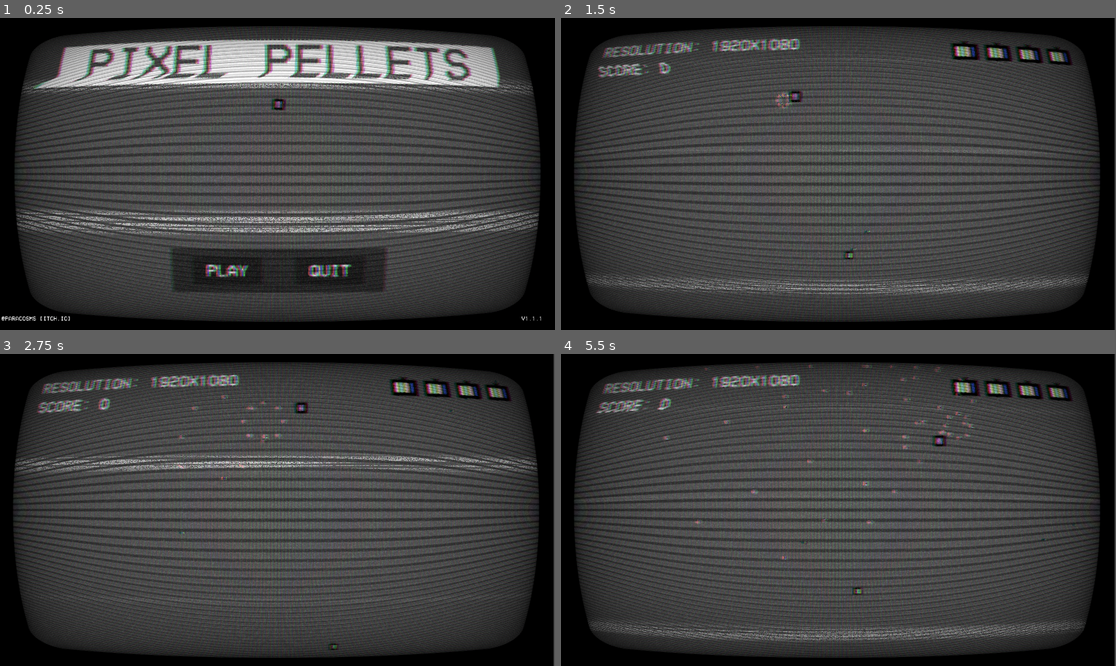
Above: before the commit, frames 1-4 (two rows, left to right).
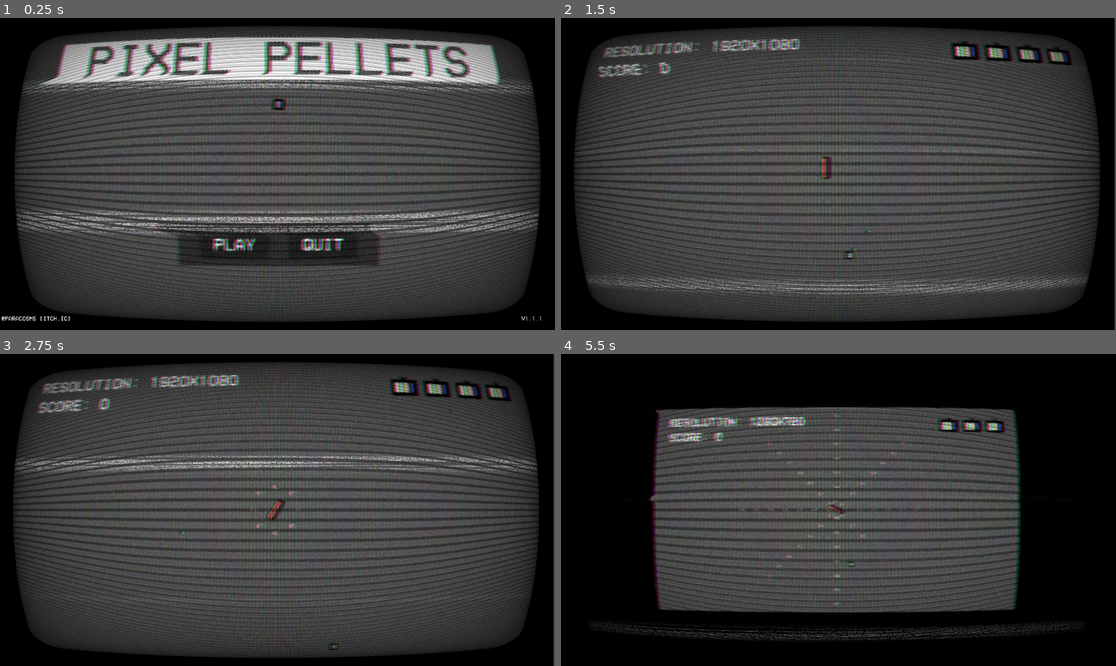
Above: after the commit, the same moments.

Repository: Paracosms/pixel-pellets-arcade
Game: Godot game, scene res://scenes/titleScreen.tscn
Two runs of this game, one before a commit and one after it. Both use one fixed random seed, a clock stepped at 60 frames per second and the inputs below.
Inputs (mouse positions are in pixels of both pictures, inside the frame that each line leads up to):
- Up to frame 1 (0.25 s): no input
- Up to frame 2 (1.5 s): click "PLAY" at 0.5 s; tap Enter at 1.25 s; move the mouse to (960, 158) at 1.27 s; press the mouse at (960, 158) at 1.28 s; hold Right (ui_right) from 1.28 s (still down)
- Up to frame 3 (2.75 s): move the mouse to (166, 525) at 2.02 s; release Right (ui_right) at 2.03 s; release the mouse at (166, 525) at 2.03 s; hold Down (ui_down) from 2.03 s (still down); click (166, 525) at 2.1 s
- Up to frame 4 (5.5 s): move the mouse to (894, 441) at 2.77 s; release Down (ui_down) at 2.78 s; press the mouse at (894, 441) at 2.78 s; hold Right (ui_right) 2.78-3.53 s; move the mouse to (810, 572) at 3.52 s; release the mouse at (810, 572) at 3.53 s; hold Up (ui_up) 3.53-4.28 s; click (810, 572) at 3.6 s; move the mouse to (1005, 556) at 4.27 s; press the mouse at (1005, 556) at 4.28 s; hold Left (ui_left) from 4.28 s (still down); move the mouse to (672, 463) at 5.02 s; release the mouse at (672, 463) at 5.03 s; click (672, 463) at 5.1 s

The runs differ from the first frame. In frame 1, 11% of the frame differs, in the area x 6-90%, y 6-88%; in frame 2, 0.3%; in frame 3, 0.4%; in frame 4, 44%, in the area x 2-100%, y 0-100%.
Error in both runs: Cannot call method 'get_child' on a null value. (res://scripts/scoreUpdater.gd:4)

Commit message:
2 boss phases and transitions working

Diff:
--- /dev/null
+++ b/scenes/bosses/boss2/atk0.gd
@@ -0,0 +1,27 @@
+extends Node
+
+@export var SPEED : int = 100
+@export var BULLETSPEED : int = 3
+@onready var bulletScene = preload("res://scenes/bullet.tscn")
+@onready var boss = get_parent()
+
+func _ready() -> void:
+	boss.currentPhaseIndex = 0
+
+# run and look at the player
+func getMovementPattern():
+	boss.isMoving = true
+	boss.isLookingAtPlayer = true
+
+func getVelocity() -> Vector2:
+	# direction is always final pos - initial pos
+	return (Globals.playerPos - boss.global_position).normalized() * SPEED
+
+# bulletTimer holds how long it should wait before it calls spawnBullets
+func spawnBullets():
+	var bullet = bulletScene.instantiate()
+
+	bullet.position = boss.global_position
+	bullet.velocity = boss.velocity * BULLETSPEED
+
+	boss.get_parent().add_child(bullet)
--- /dev/null
+++ b/scenes/bosses/boss2/atk0.tscn
@@ -0,0 +1,12 @@
+[gd_scene load_steps=2 format=3 uid="uid://b8kw106e5lhr8"]
+
+[ext_resource type="Script" uid="uid://e5mrh5rp4ajh" path="res://scenes/bosses/boss2/atk0.gd" id="1_rntwo"]
+
+[node name="Atk0" type="Node" groups=["phaseNode"]]
+script = ExtResource("1_rntwo")
+
+[node name="bulletTimer" type="Timer" parent="."]
+wait_time = 0.5
+autostart = true
+
+[connection signal="timeout" from="bulletTimer" to="." method="spawnBullets"]
--- /dev/null
+++ b/scenes/bosses/boss2/atk1.gd
@@ -0,0 +1,55 @@
+extends Node
+
+@export var SPEED : int = 200
+@export var BULLETSPEED : int = 150
+@onready var bulletScene = preload("res://scenes/bullet.tscn")
+@onready var boss = get_parent()
+
+var stopPosition : Vector2 = Vector2(1920/2,1080/2)
+var isStopped : bool = false
+
+func _ready() -> void:
+	boss.currentPhaseIndex = 1
+
+# run and look at the player
+func getMovementPattern():
+	boss.isMoving = true
+	boss.isLookingAtPlayer = false
+
+func getVelocity() -> Vector2:
+	# direction is always final pos - initial pos
+	if boss.global_position == stopPosition:
+		return Vector2.ZERO
+	else:
+		return (stopPosition - boss.global_position).normalized() * SPEED
+
+# bulletTimer holds how long it should wait before it calls spawnBullets
+func spawnBullets():
+	print("where my bullets at")
+	var angles = [0, PI/4, PI/2, 3*PI/4, PI, 5*PI/4, 3*PI/2, 7*PI/4] # omg unit circle
+	# how far from the enemy should the bullets spawn
+	var offset = 5
+
+	# for each angle in angles[], spawn an individualized bullet using that angle value
+	for angle in angles:
+		var bullet = bulletScene.instantiate()
+		boss.get_parent().add_child(bullet)
+
+		# cos to get x vector, sin to get y vector
+		var angleVector = Vector2(cos(angle), sin(angle))
+		var angularOffset = angleVector * offset
+
+		# sets individual bullet properties
+		bullet.position = boss.global_position # position of the spawner
+		bullet.rotation = angle
+		bullet.velocity = angleVector * BULLETSPEED
+		bullet.name = "bullet"
+
+func _physics_process(delta: float) -> void:
+	if stopPosition - boss.global_position <= Vector2(0.5,0.5):
+		boss.rotation += PI/180.0
+
+	# start spawning bullets if stopped
+	if !isStopped && stopPosition - boss.global_position <= Vector2(0.5,0.5):
+		isStopped = true
+		%bulletTimer.start()
--- /dev/null
+++ b/scenes/bosses/boss2/atk1.tscn
@@ -0,0 +1,12 @@
+[gd_scene load_steps=2 format=3 uid="uid://bjfcs2pwjo4ag"]
+
+[ext_resource type="Script" uid="uid://dn1lyqlxc5uej" path="res://scenes/bosses/boss2/atk1.gd" id="1_5i48f"]
+
+[node name="Atk1" type="Node"]
+script = ExtResource("1_5i48f")
+
+[node name="bulletTimer" type="Timer" parent="."]
+unique_name_in_owner = true
+wait_time = 0.5
+
+[connection signal="timeout" from="bulletTimer" to="." method="spawnBullets"]
--- /dev/null
+++ b/scenes/bosses/boss2/boss2.gd
@@ -0,0 +1,37 @@
+extends CharacterBody2D
+
+@onready var phaseScenes = [
+	preload("res://scenes/bosses/boss2/atk0.tscn"),
+	preload("res://scenes/bosses/boss2/atk1.tscn")
+]
+
+@export var phase : Node
+var isLookingAtPlayer : bool = false
+var isMoving : bool = false
+var currentPhaseIndex : int
+
+func _physics_process(delta: float) -> void:
+	# getMovementPattern updates variables here that boss2 can execute
+	phase.getMovementPattern()
+
+	if isLookingAtPlayer:
+		look_at(Globals.playerPos)
+	if isMoving:
+		velocity = phase.getVelocity()
+		move_and_slide()
+
+func transition():
+	### TODO: you left off working on the transition. notes are in the discord #projects
+	var phaseIndex = randi_range(0, 1) ### UPDATE LATER
+	while phaseIndex == currentPhaseIndex:
+		phaseIndex = randi_range(0, 1) ### UPDATE LATER
+
+	print("transitioning to " + str(phaseIndex))
+	var nextPhase = phaseScenes[phaseIndex].instantiate()
+	currentPhaseIndex = phaseIndex
+	phase.queue_free()
+	phase = nextPhase
+	add_child(phase)
+
+func _on_hurt_player_area_entered(area: Area2D) -> void:
+	get_tree().call_group("game", "kill")
--- /dev/null
+++ b/scenes/bosses/boss2/boss2.tscn
@@ -0,0 +1,39 @@
+[gd_scene load_steps=6 format=3 uid="uid://bfuph2av61m5y"]
+
+[ext_resource type="Script" uid="uid://c00tbbdi1ym1o" path="res://scenes/bosses/boss2/boss2.gd" id="1_t20g5"]
+[ext_resource type="Texture2D" uid="uid://dit0jmkuifjah" path="res://assets/sprites/boss2.png" id="2_njrkb"]
+[ext_resource type="PackedScene" uid="uid://bjfcs2pwjo4ag" path="res://scenes/bosses/boss2/atk1.tscn" id="3_njrkb"]
+
+[sub_resource type="RectangleShape2D" id="RectangleShape2D_njrkb"]
+size = Vector2(26, 76)
+
+[sub_resource type="RectangleShape2D" id="RectangleShape2D_swlq1"]
+size = Vector2(26, 76)
+
+[node name="boss2" type="CharacterBody2D" node_paths=PackedStringArray("phase") groups=["boss"]]
+position = Vector2(754, 433)
+collision_layer = 4
+script = ExtResource("1_t20g5")
+phase = NodePath("Atk2")
+
+[node name="hurtPlayer" type="Area2D" parent="."]
+collision_layer = 4
+
+[node name="hurtZone" type="CollisionShape2D" parent="hurtPlayer"]
+shape = SubResource("RectangleShape2D_njrkb")
+
+[node name="hurtbox" type="CollisionShape2D" parent="."]
+shape = SubResource("RectangleShape2D_swlq1")
+
+[node name="Sprite2D" type="Sprite2D" parent="."]
+texture_filter = 1
+texture = ExtResource("2_njrkb")
+
+[node name="transitionTimer" type="Timer" parent="."]
+wait_time = 10.0
+autostart = true
+
+[node name="Atk2" parent="." instance=ExtResource("3_njrkb")]
+
+[connection signal="area_entered" from="hurtPlayer" to="." method="_on_hurt_player_area_entered"]
+[connection signal="timeout" from="transitionTimer" to="." method="transition"]
--- a/scenes/gameViewer.tscn
+++ b/scenes/gameViewer.tscn
@@ -2,8 +2,8 @@
 
 [ext_resource type="Script" uid="uid://dhrnt2pqtyfff" path="res://scripts/game.gd" id="1_2gh71"]
 [ext_resource type="PackedScene" uid="uid://bu3sn4a2qrts4" path="res://scenes/player.tscn" id="1_83vhq"]
+[ext_resource type="PackedScene" uid="uid://bfuph2av61m5y" path="res://scenes/bosses/boss2/boss2.tscn" id="2_856uv"]
 [ext_resource type="PackedScene" uid="uid://ctnr7wplmfgd0" path="res://scenes/hud.tscn" id="3_o4gpi"]
-[ext_resource type="PackedScene" uid="uid://dcfkoqx47jgay" path="res://scenes/attack1.tscn" id="3_v714r"]
 [ext_resource type="PackedScene" uid="uid://bqc63v8ukgfmg" path="res://scenes/walls.tscn" id="5_ux6jf"]
 [ext_resource type="PackedScene" uid="uid://cjdmy5j3f1oyw" path="res://scenes/death.tscn" id="7_6djru"]
 [ext_resource type="Script" uid="uid://dv6m2pfgtubgb" path="res://scripts/hurtLogicArcade.gd" id="8_0tnpc"]
@@ -26,7 +26,7 @@
 size_flags_vertical = 6
 stretch = true
 
-[node name="game" type="SubViewport" parent="." node_paths=PackedStringArray("hurtLogicComponent")]
+[node name="game" type="SubViewport" parent="." node_paths=PackedStringArray("hurtLogicComponent") groups=["game"]]
 handle_input_locally = false
 size = Vector2i(1920, 1080)
 size_2d_override = Vector2i(1920, 1080)
@@ -35,11 +35,11 @@
 script = ExtResource("1_2gh71")
 hurtLogicComponent = NodePath("hurtLogicArcade")
 
+[node name="boss2" parent="game" instance=ExtResource("2_856uv")]
+
 [node name="player" parent="game" instance=ExtResource("1_83vhq")]
 unique_name_in_owner = true
 position = Vector2(943, 824)
-
-[node name="attack1" parent="game" instance=ExtResource("3_v714r")]
 
 [node name="hud" parent="game" instance=ExtResource("3_o4gpi")]
 
@@ -49,14 +49,8 @@
 unique_name_in_owner = true
 visible = false
 
-[node name="transitionCooldown" type="Timer" parent="game"]
-wait_time = 5.0
-autostart = true
-
 [node name="hurtLogicArcade" type="Node" parent="game"]
 script = ExtResource("8_0tnpc")
 
 [node name="hurtLogicLegacy" type="Node" parent="game"]
 script = ExtResource("9_vtaks")
-
-[connection signal="timeout" from="game/transitionCooldown" to="game" method="_on_transition_cooldown_timeout"]
--- a/scenes/player.tscn
+++ b/scenes/player.tscn
@@ -41,6 +41,7 @@
 shape = SubResource("RectangleShape2D_dqkch")
 
 [node name="killSurroundingBullets" type="Area2D" parent="." groups=["areaSurroundingPlayer"]]
+collision_layer = 0
 collision_mask = 2
 script = ExtResource("4_j2tr6")
 
--- a/scenes/titleScreen.tscn
+++ b/scenes/titleScreen.tscn
@@ -75,21 +75,45 @@
 [node name="walls" parent="." instance=ExtResource("2_sto8h")]
 position = Vector2(-20, -20)
 
-[node name="buttonPanel" type="Panel" parent="."]
+[node name="Container" type="AspectRatioContainer" parent="."]
 layout_mode = 1
-anchors_preset = 7
-anchor_left = 0.5
-anchor_top = 1.0
-anchor_right = 0.5
+anchors_preset = 15
+anchor_right = 1.0
 anchor_bottom = 1.0
-offset_left = -376.0
-offset_top = -280.0
-offset_right = 376.0
-offset_bottom = -119.0
 grow_horizontal = 2
-grow_vertical = 0
+grow_vertical = 2
 
-[node name="quit" type="Button" parent="buttonPanel"]
+[node name="GridContainer" type="VBoxContainer" parent="Container"]
+layout_mode = 2
+theme_override_constants/separation = 500
+
+[node name="MarginContainer" type="MarginContainer" parent="Container/GridContainer"]
+layout_mode = 2
+theme_override_constants/margin_top = 50
+
+[node name="title" type="Label" parent="Container/GridContainer/MarginContainer"]
+texture_filter = 1
+layout_mode = 2
+theme_override_fonts/font = ExtResource("3_d8s0n")
+theme_override_font_sizes/font_size = 180
+text = " Pixel Pellets "
+
+[node name="titleWall" type="StaticBody2D" parent="Container/GridContainer/MarginContainer/title"]
+position = Vector2(-150.5, -61)
+collision_layer = 16
+collision_mask = 2
+
+[node name="CollisionShape2D" type="CollisionShape2D" parent="Container/GridContainer/MarginContainer/title/titleWall"]
+position = Vector2(961, 142)
+shape = SubResource("RectangleShape2D_mx5d4")
+
+[node name="buttonPanel" type="Panel" parent="Container/GridContainer"]
+custom_minimum_size = Vector2(700, 150)
+layout_mode = 2
+size_flags_horizontal = 4
+size_flags_vertical = 4
+
+[node name="quit" type="Button" parent="Container/GridContainer/buttonPanel"]
 layout_mode = 1
 anchors_preset = 6
 anchor_left = 1.0
@@ -108,7 +132,7 @@
 text = "QUIT"
 script = ExtResource("5_vk6tc")
 
-[node name="play" type="Button" parent="buttonPanel"]
+[node name="play" type="Button" parent="Container/GridContainer/buttonPanel"]
 layout_mode = 1
 anchors_preset = 4
 anchor_top = 0.5
@@ -124,30 +148,6 @@
 text = "PLAY
 "
 script = ExtResource("4_hk15p")
-
-[node name="title" type="Label" parent="."]
-texture_filter = 1
-layout_mode = 1
-anchors_preset = 5
-anchor_left = 0.5
-anchor_right = 0.5
-offset_left = -545.5
-offset_top = 61.0
-offset_right = 546.5
-offset_bottom = 187.0
-grow_horizontal = 2
-theme_override_fonts/font = ExtResource("3_d8s0n")
-theme_override_font_sizes/font_size = 180
-text = " Pixel Pellets "
-
-[node name="titleWall" type="StaticBody2D" parent="title"]
-position = Vector2(-150.5, -61)
-collision_layer = 16
-collision_mask = 2
-
-[node name="CollisionShape2D" type="CollisionShape2D" parent="title/titleWall"]
-position = Vector2(961, 142)
-shape = SubResource("RectangleShape2D_mx5d4")
 
 [node name="crtShader" type="ColorRect" parent="."]
 material = SubResource("ShaderMaterial_bnmuo")
@@ -192,5 +192,5 @@
 theme_override_font_sizes/font_size = 20
 text = "v1.1.1"
 
-[connection signal="pressed" from="buttonPanel/quit" to="buttonPanel/quit" method="_on_pressed"]
-[connection signal="pressed" from="buttonPanel/play" to="buttonPanel/play" method="_on_pressed"]
+[connection signal="pressed" from="Container/GridContainer/buttonPanel/quit" to="Container/GridContainer/buttonPanel/quit" method="_on_pressed"]
+[connection signal="pressed" from="Container/GridContainer/buttonPanel/play" to="Container/GridContainer/buttonPanel/play" method="_on_pressed"]
--- a/scripts/attack3.gd
+++ b/scripts/attack3.gd
@@ -10,11 +10,8 @@
 
 func spawn_bullets():
 
-	# get player pos from parent
-	var playerPos = get_parent().get_parent().get_player_position()
-
 	#the vector towards the player is the inverted difference vector between the enemy & player
-	var differenceVector = global_position - playerPos
+	var differenceVector = global_position - Globals.playerPos
 	var angle = differenceVector.normalized() * -1
 
 	var bullet = bullet_scene.instantiate()
--- a/scripts/game.gd
+++ b/scripts/game.gd
@@ -12,16 +12,8 @@
 
 var playerAlive = true
 var transitionCompleted = true
-var lastPlayerPos = Vector2.ZERO
 var lastEnemyPos = Vector2.ZERO
 var lastAttackPhase = 1
-
-func get_player_position() -> Vector2:
-	if playerAlive:
-		lastPlayerPos = %player.position
-		return lastPlayerPos
-	else:
-		return lastPlayerPos
 
 func setSize(newSize : Vector2):
 	get_parent().size = Vector2(newSize)
@@ -53,36 +45,5 @@
 
 func _process(delta: float) -> void:
 	Globals.baseResolution = DisplayServer.window_get_size()
-
-# every 5 seconds, there's a 1/5 chance to transition attacks
-func _on_transition_cooldown_timeout():
-	var RNG = randi_range(1,3)
-	print(RNG)
-	if RNG == 3 && transitionCompleted:
-		var aRNG = randi_range(1,3)
-		var attackScene
-
-		if aRNG == 1 && lastAttackPhase != 1:
-			attackScene = attack1.instantiate()
-			add_child(attackScene)
-			if self.has_node("attack2"):
-				self.get_node("attack2").queue_free()
-			if self.has_node("attack3"):
-				self.get_node("attack3").queue_free()
-			lastAttackPhase = 1
-		elif aRNG == 2 && lastAttackPhase != 2:
-			attackScene = attack2.instantiate()
-			add_child(attackScene)
-			if self.has_node("attack1"):
-				self.get_node("attack1").queue_free()
-			if self.has_node("attack3"):
-				self.get_node("attack3").queue_free()
-			lastAttackPhase = 2
-		elif aRNG == 3 && lastAttackPhase != 3:
-			attackScene = attack3.instantiate()
-			add_child(attackScene)
-			if self.has_node("attack1"):
-				self.get_node("attack1").queue_free()
-			if self.has_node("attack2"):
-				self.get_node("attack2").queue_free()
-			lastAttackPhase = 3
+	if playerAlive:
+		Globals.playerPos = %player.position
--- a/scripts/globals.gd
+++ b/scripts/globals.gd
@@ -5,3 +5,4 @@
 var resolutions = [Vector2i(640, 360), Vector2i(854, 480),  Vector2i(1280,720) , Vector2i(1920,1080)] # remove next patch
 var currentResolution : Vector2 = baseResolution
 var scaleFactors = [320.0/427, 427.0/640, 2.0/3, 1]
+var playerPos = Vector2.ZERO
--- a/scripts/hurtLogicLegacy.gd
+++ b/scripts/hurtLogicLegacy.gd
@@ -60,3 +60,38 @@
 	# calculate the new position to center the window
 	var newPosition = (monitorSize - windowSize) / 2
 	DisplayServer.window_set_position(newPosition)
+
+### old transition logic that im taking out of game.gd
+# every 5 seconds, there's a 1/5 chance to transition attacks
+#func _on_transition_cooldown_timeout():
+	#var RNG = randi_range(1,3)
+	#print(RNG)
+	#if RNG == 3 && transitionCompleted:
+		#var aRNG = randi_range(1,3)
+		#var attackScene
+		#
+		#if aRNG == 1 && lastAttackPhase != 1:
+			#attackScene = attack1.instantiate()
+			#add_child(attackScene)
+			#if self.has_node("attack2"):
+				#self.get_node("attack2").queue_free()
+			#if self.has_node("attack3"):
+				#self.get_node("attack3").queue_free()
+			#lastAttackPhase = 1
+		#elif aRNG == 2 && lastAttackPhase != 2:
+			#attackScene = attack2.instantiate()
+			#add_child(attackScene)
+			#if self.has_node("attack1"):
+				#self.get_node("attack1").queue_free()
+			#if self.has_node("attack3"):
+				#self.get_node("attack3").queue_free()
+			#lastAttackPhase = 2
+		#elif aRNG == 3 && lastAttackPhase != 3:
+			#attackScene = attack3.instantiate()
+			#add_child(attackScene)
+			#if self.has_node("attack1"):
+				#self.get_node("attack1").queue_free()
+			#if self.has_node("attack2"):
+				#self.get_node("attack2").queue_free()
+			#lastAttackPhase = 3
+		#
--- a/scripts/player.gd
+++ b/scripts/player.gd
@@ -23,5 +23,7 @@
 	queue_free()
 
 func _on_hurtbox_body_entered(body: Node2D) -> void:
-	body.queue_free()
+	# if the body is not a boss (aka a bullet), kill it
+	if !body.is_in_group("boss"):
+		body.queue_free()
 	emit_signal("damagePlayer")
Binary file added: assets/sprites/boss2.png
Not shown, added: assets/sprites/boss2.png.import
Not shown, added: scenes/bosses/boss2/atk0.gd.uid
Not shown, added: scenes/bosses/boss2/atk1.gd.uid
Not shown, added: scenes/bosses/boss2/boss2.gd.uid
